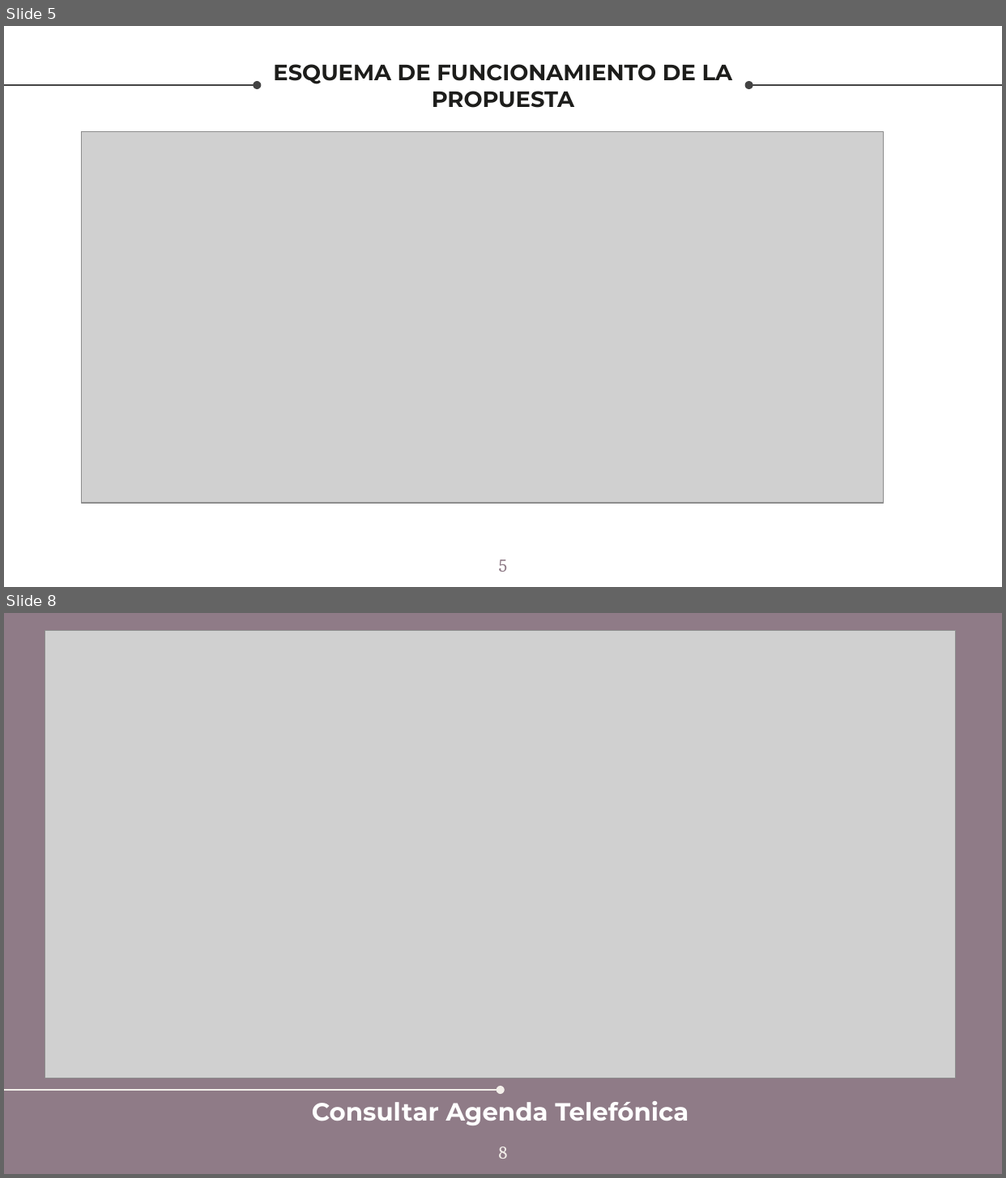
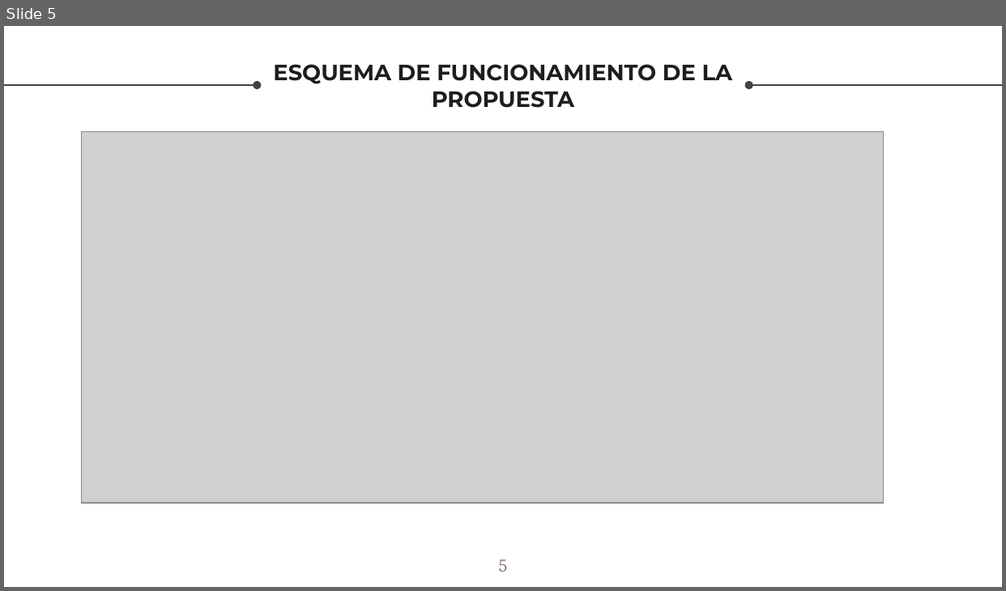
Before and after one commit to karin-romero/WT-Project, a slide deck: group3/Grupo 3 - Proyecto.pptx. Shown one above the other, each under a label of ours: slides 5 and 8 before the commit, slide 5 after it; the slides between them are not shown. The pictures are 1006x1178 and 1006x591 pixels, drawn with LibreOffice and Linux fonts; fonts in the diff are those of the drawing; grey boxes stand for pictures. Boxes give left, top, right and bottom in pixels: in the first picture for what was removed or moved away, otherwise in the second. Text is boxed around its words. In the diff, an @@ line names an element or a change of style, - is before the commit and + after.

```diff
--- a/group3/Grupo 3 - Proyecto.pptx
+++ b/group3/Grupo 3 - Proyecto.pptx
@@ slide 8 removed at (4,613,1002,1174), background #8F7B87 @@
@@ picture removed at (45,630,955,1078) @@
@@ arrow removed from (4, 1090) to (500, 1090) @@
@@ text removed at (312,1101,688,1126) @@
-Consultar Agenda Telefónica
@@ page number removed at (499,1147,508,1159) @@
-8
```
Also in this commit, not shown: 1 slide changed, 3 other slides removed.
